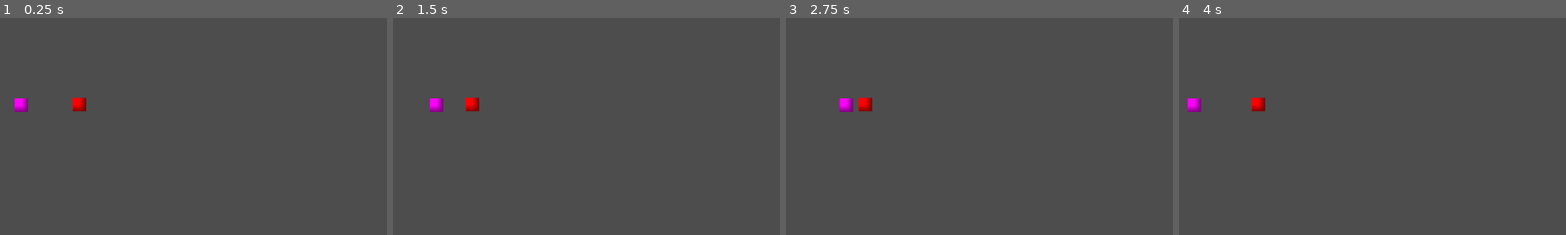
Above: before the commit, frames 1-4 (left to right).
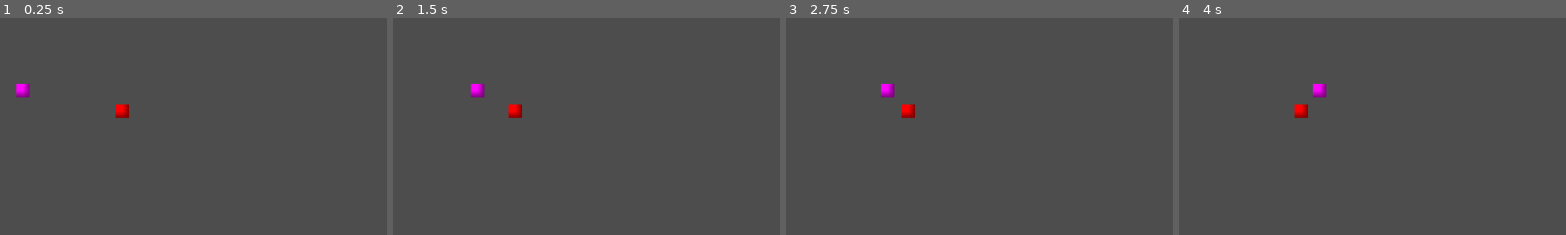
Above: after the commit, the same moments.

Repository: Goreman12/Night-Shift-Nightmare
Game: Godot game, scene res://Scenes/main.tscn
Same seed, same stepped clock (60 frames per second), same inputs: the game is played once before the commit and once after it.
Inputs (mouse positions are % of the whole screen's width and height, from its top left):
- Up to frame 1 (0.25 s): no input
- Up to frame 2 (1.5 s): tap Enter at 0.5 s; move the mouse to (72, 45) at 0.52 s; hold D (right) 0.53-1.28 s; click (72, 45) at 0.67 s; move the mouse to (30, 55) at 1.27 s; hold A (left) from 1.28 s (still down)
- Up to frame 3 (2.75 s): move the mouse to (60, 28) at 2.02 s; release A (left) at 2.03 s; hold D (right) from 2.03 s (still down)
- Up to frame 4 (4 s): move the mouse to (45, 70) at 2.77 s; click (45, 70) at 2.92 s; move the mouse to (80, 65) at 3.52 s; release D (right) at 3.53 s; hold A (left) from 3.53 s (still down)
The pictures show only the part of the screen within x 0-50%, y 0-50%; the shares and areas given below are measured in that part.

The runs differ from the first frame. In frame 1, 0.9% of the frame differs, in the area x 3-34%, y 30-46%; in frame 2, 0.9%; in frame 3, 0.9%; in frame 4, 0.9%.
Error after the commit: Parse Error: Expected indented block after "if" block. (res://Scenes/garbage_enemy.gd:19)

Commit message:
Enemy and Asset Folder

Diff:
--- /dev/null
+++ b/Scenes/garbage_enemy.gd
@@ -0,0 +1,19 @@
+extends CharacterBody2D
+
+@export var speed = 2000
+var acceleration: int = 5
+var distance_to_player = Vector2.ZERO
+
+func _ready() -> void:
+	pass # Replace with function body.
+
+
+# Called every frame. 'delta' is the elapsed time since the previous frame.
+func _physics_process(delta: float) -> void:
+	var player_pos = $"../Player".positition
+
+
+
+
+func _on_area_2d_body_entered(body: Node2D) -> void:
+	if body.is_in_group("Player"):
--- a/Scenes/garbage_enemy.tscn
+++ b/Scenes/garbage_enemy.tscn
@@ -1,10 +1,16 @@
-[gd_scene load_steps=3 format=3 uid="uid://cn44ngob0qrnj"]
+[gd_scene load_steps=5 format=3 uid="uid://cn44ngob0qrnj"]
+
+[ext_resource type="Script" uid="uid://bjpeujhttyiwq" path="res://Scenes/garbage_enemy.gd" id="1_qesxm"]
 
 [sub_resource type="PlaceholderTexture2D" id="PlaceholderTexture2D_puwc8"]
 
 [sub_resource type="RectangleShape2D" id="RectangleShape2D_qesxm"]
 
+[sub_resource type="CircleShape2D" id="CircleShape2D_puwc8"]
+radius = 112.018
+
 [node name="GarbageEnemy" type="CharacterBody2D" groups=["Enemy"]]
+script = ExtResource("1_qesxm")
 
 [node name="Sprite2D" type="Sprite2D" parent="."]
 modulate = Color(1, 0, 0, 1)
@@ -14,3 +20,10 @@
 [node name="CollisionShape2D" type="CollisionShape2D" parent="."]
 shape = SubResource("RectangleShape2D_qesxm")
 debug_color = Color(0.365887, 0.010476, 0.125545, 0.42)
+
+[node name="Area2D" type="Area2D" parent="."]
+
+[node name="CollisionShape2D" type="CollisionShape2D" parent="Area2D"]
+shape = SubResource("CircleShape2D_puwc8")
+
+[connection signal="body_entered" from="Area2D" to="." method="_on_area_2d_body_entered"]
--- a/Scenes/main.tscn
+++ b/Scenes/main.tscn
@@ -6,7 +6,8 @@
 [node name="Main" type="Node2D"]
 
 [node name="Player" parent="." instance=ExtResource("1_jjgbg")]
-position = Vector2(32, 130)
+position = Vector2(34, 108)
 
 [node name="GarbageEnemy" parent="." instance=ExtResource("2_bo1nx")]
-position = Vector2(118, 129)
+position = Vector2(182, 139)
+speed = null
--- a/project.godot
+++ b/project.godot
@@ -17,7 +17,6 @@
 
 [global_group]
 
-Player=""
 Enemy=""
 
 [input]
Not shown, added: Scenes/garbage_enemy.gd.uid
